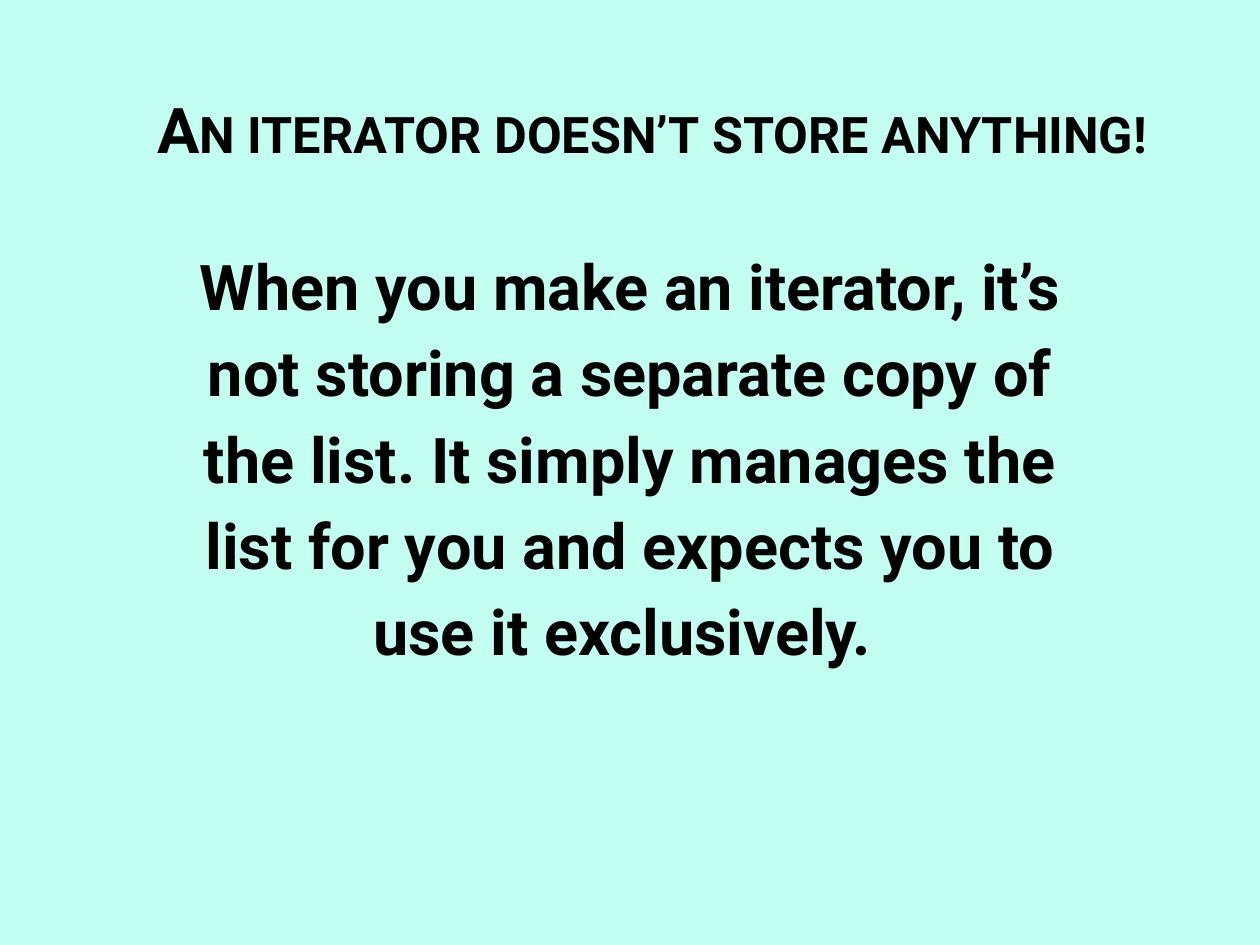
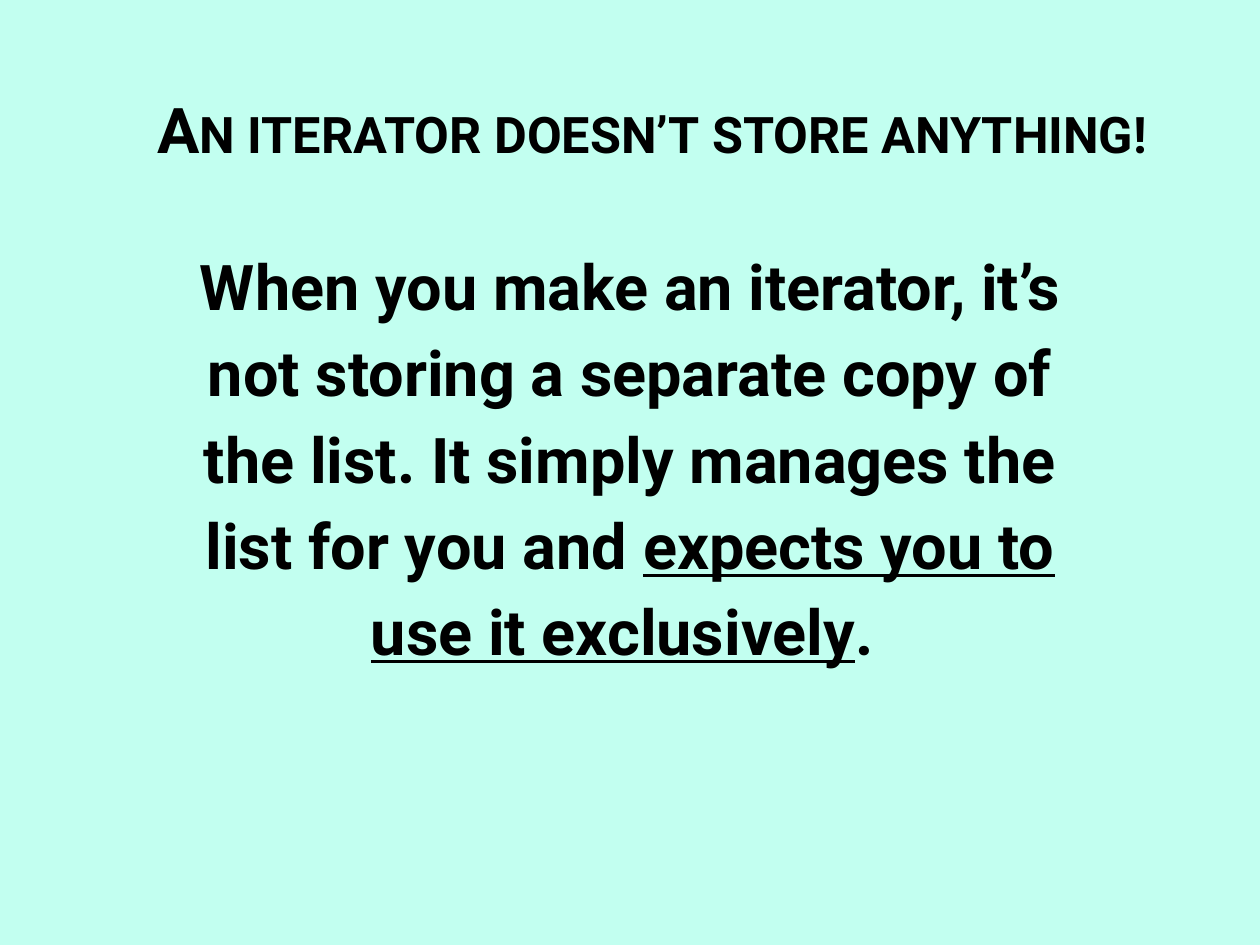
Before and after one commit to Cy-FairCS/cs3, a slide deck: slide 51 of u02c_iterators/notes1_iterators/5a.iterators.pptx. Drawn at 1260x945 pixels with LibreOffice and Linux fonts; fonts in the diff are those of the drawing. Boxes give left, top, right and bottom in pixels: in the first picture for what was removed or moved away, otherwise in the second. Text is boxed around its words. In the diff, an @@ line names an element or a change of style, - is before the commit and + after.

```diff
--- a/u02c_iterators/notes1_iterators/5a.iterators.pptx
+++ b/u02c_iterators/notes1_iterators/5a.iterators.pptx
@@ text "When you make an iterator, ..." at (200, 262, 1059, 669): underline on in "expects you to use it exclusively." @@
```
Also in this commit, not shown: 6 other slides changed, 1 other file.
